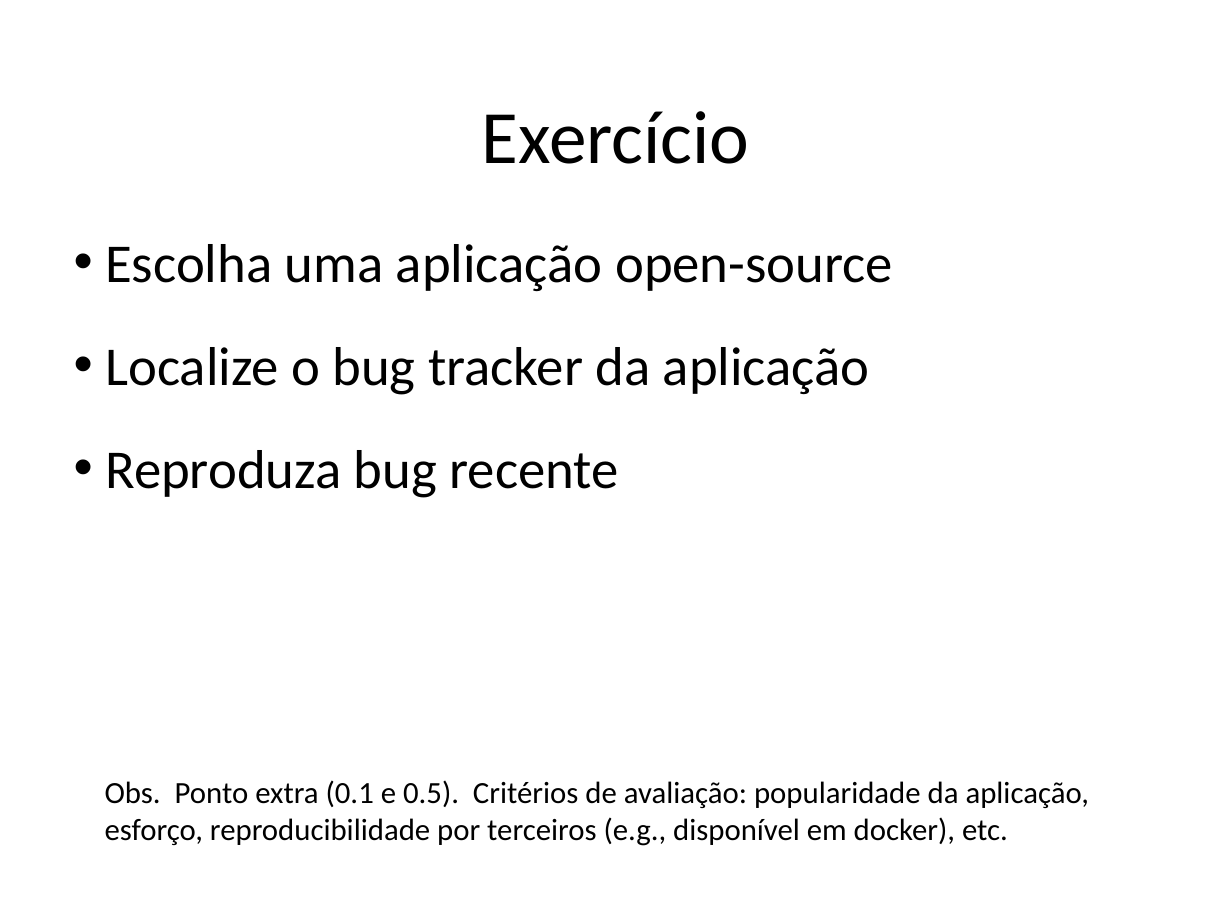
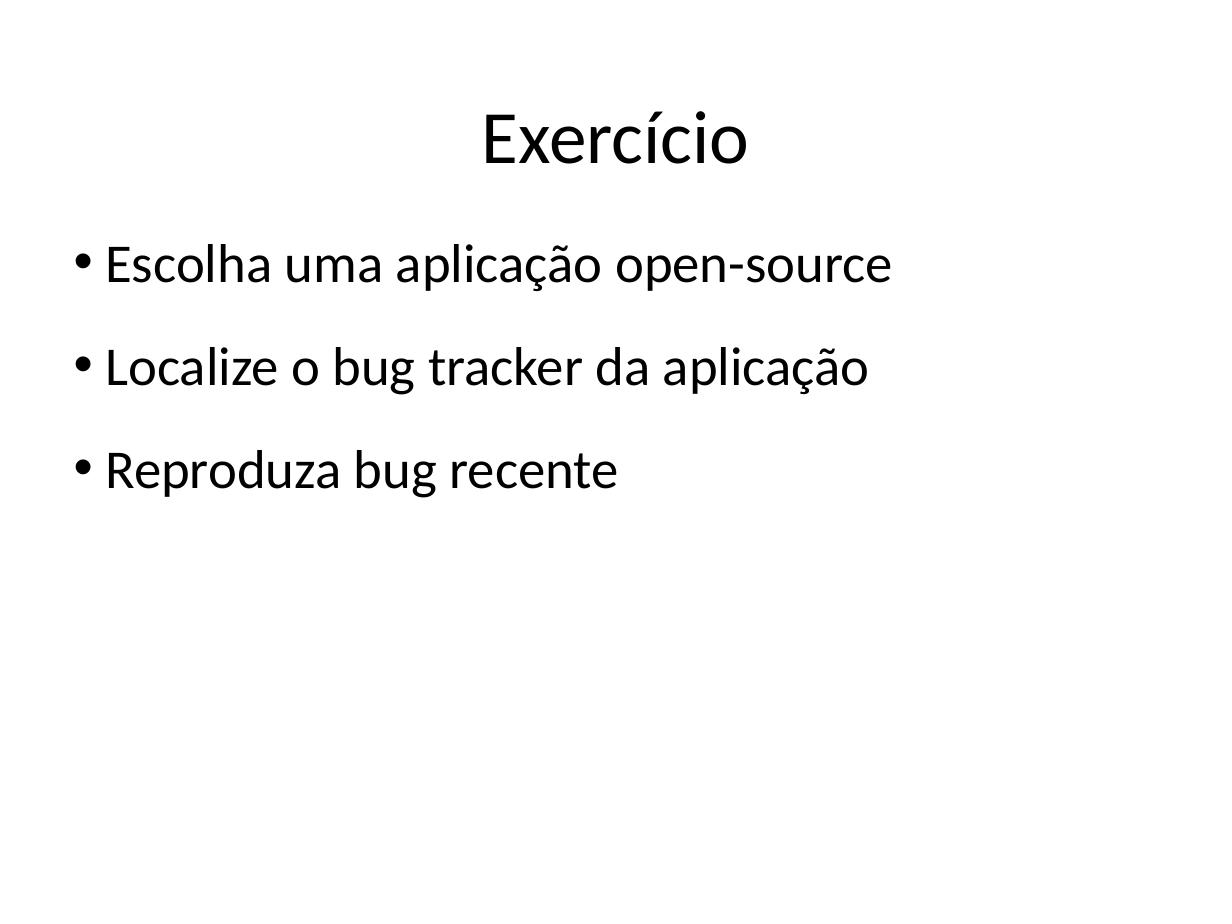
Before and after one commit to STAR-RG/testing-cin, a slide deck: slide 37 of slides.pptx. Drawn at 1232x924 pixels with LibreOffice and Linux fonts; fonts in the diff are those of the drawing. Boxes give left, top, right and bottom in pixels: in the first picture for what was removed or moved away, otherwise in the second. Text is boxed around its words. In the diff, an @@ line names an element or a change of style, - is before the commit and + after.

```diff
--- a/slides.pptx
+++ b/slides.pptx
@@ text removed at [105, 780, 1089, 846] @@
-Obs. Ponto extra (0.1 e 0.5). Critérios de avaliação: popularidade da aplicação, esforço, reproducibilidade por terceiros (e.g., disponível em docker), etc.
```
Also in this commit, not shown: 14 other slides changed, 5 slides added, 2 slides removed.
